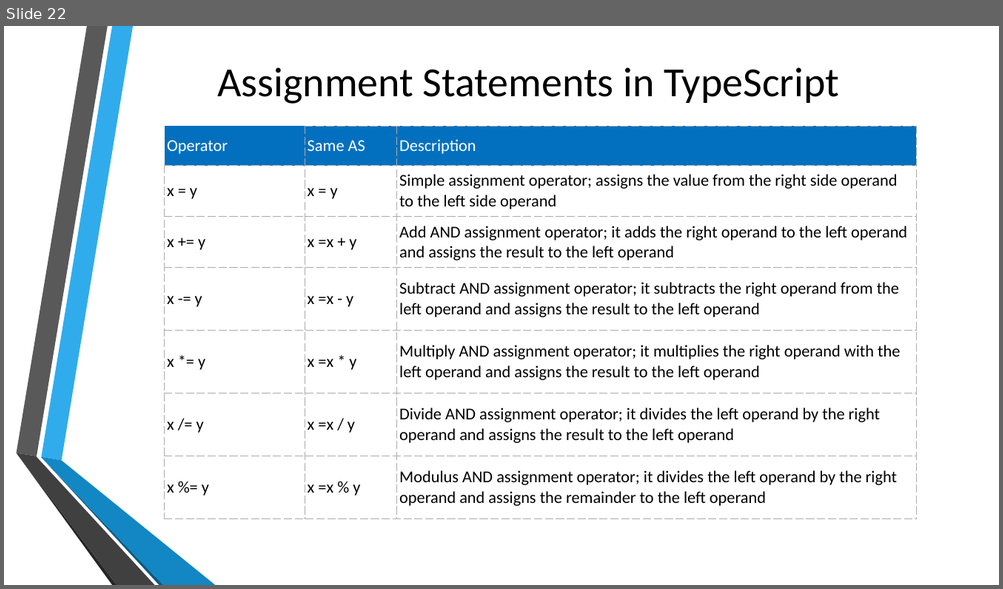
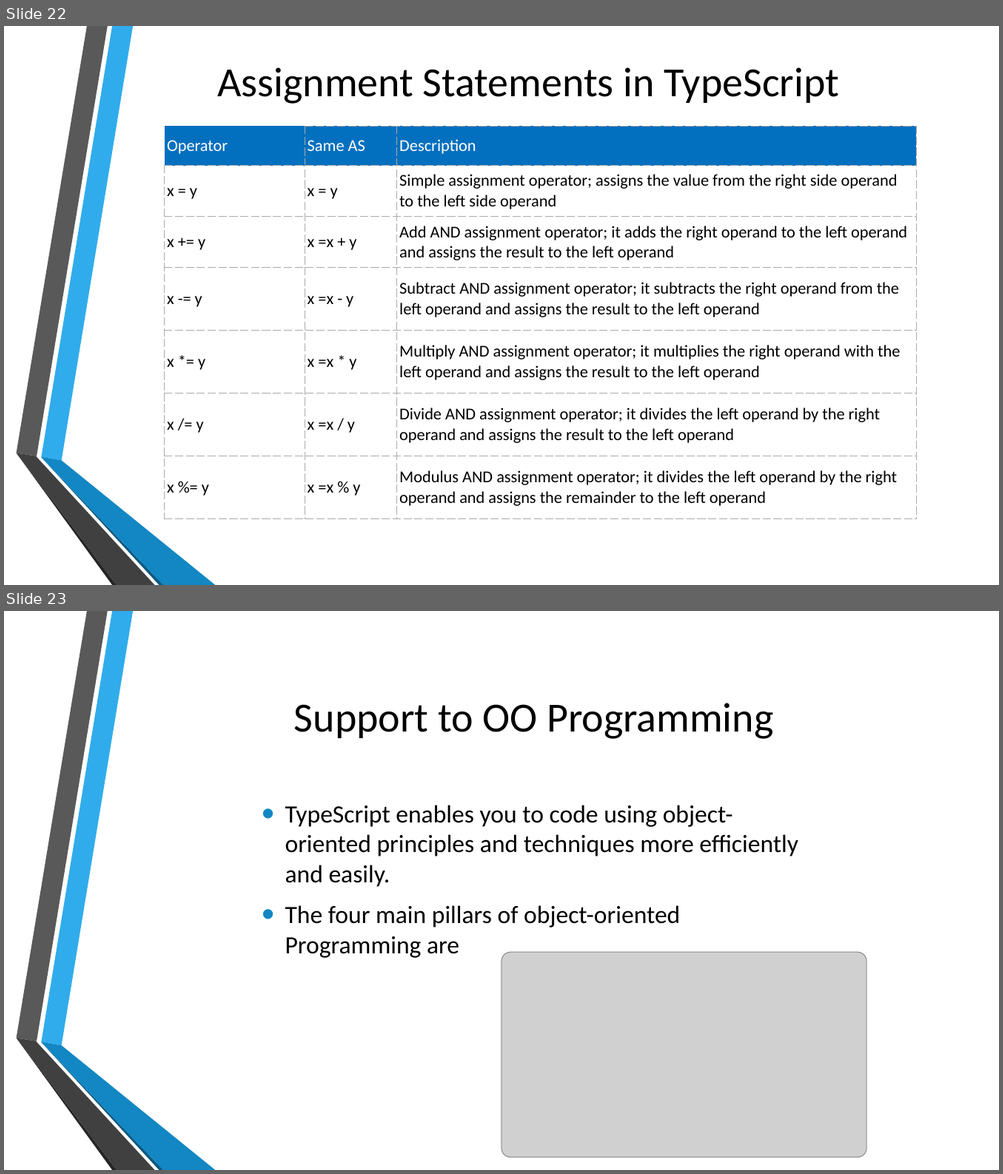
Before and after one commit to kalyank12/SoftwareParadigms, a slide deck: PPT/Group02-Component1.pptx. Shown one above the other, each under a label of ours: slide 22 before the commit, slides 22 and 23 after it. The pictures are 1003x589 and 1003x1174 pixels, drawn with LibreOffice and Linux fonts; fonts in the diff are those of the drawing; grey boxes stand for pictures; background and template pictures are left out. Boxes give left, top, right and bottom in pixels: in the first picture for what was removed or moved away, otherwise in the second. Text is boxed around its words. In the diff, an @@ line names an element or a change of style, - is before the commit and + after.

```diff
--- a/PPT/Group02-Component1.pptx
+++ b/PPT/Group02-Component1.pptx
@@ slide 23 added at box(4, 611, 999, 1170), background picture (left out); not listed: 6 template elements that a slide beside it also shows @@
@@ title added at box(294, 703, 773, 739), 40 pt, text #000000 @@
+Support to OO Programming
@@ text added at box(285, 805, 798, 958), 24 pt, text #000000 @@
+• TypeScript enables you to code using object-oriented principles and techniques more efficiently and easily.
+• The four main pillars of object-oriented Programming are
@@ picture added at box(502, 953, 867, 1158) @@
```
Also in this commit, not shown: 7 other slides added.
